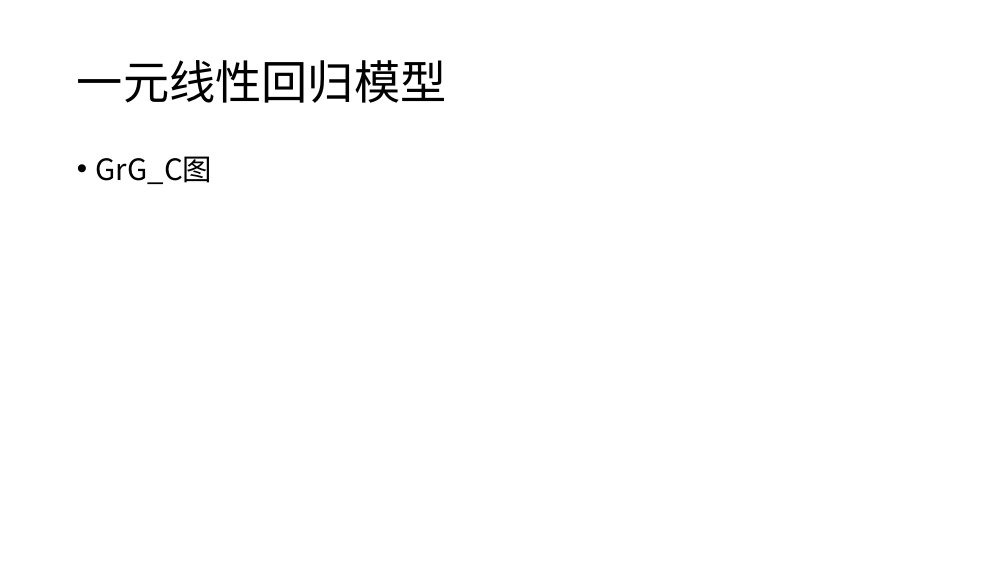
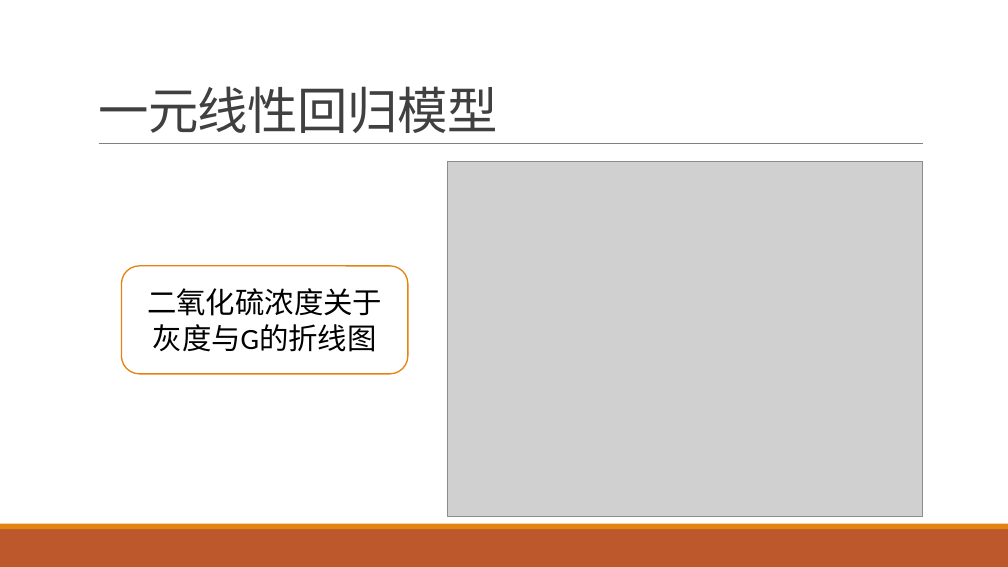
Before and after one commit to yuanjingsong/MCM_Homework, a slide deck: slide 30 of PreG21.pptx. Drawn at 1008x567 pixels with LibreOffice and Linux fonts; fonts in the diff are those of the drawing; grey boxes stand for pictures. Boxes give left, top, right and bottom in pixels: in the first picture for what was removed or moved away, otherwise in the second. Text is boxed around its words. In the diff, an @@ line names an element or a change of style, - is before the commit and + after.

Commit message:
add theme and part of Q2

```diff
--- a/PreG21.pptx
+++ b/PreG21.pptx
@@ title "一元线性回归模型": place and size @@
-title "一元线性回归模型" at [77, 60, 447, 103]
+title "一元线性回归模型" at [98, 86, 497, 133]
@@ title "一元线性回归模型" at [98, 86, 497, 133]: size 44 to 48 pt, font Noto Sans CJK SC to Calibri, text colour #000000 to #404040, letter spacing 0 to -0.5 pt; line spacing 0.9 to 0.85; vertical alignment middle to bottom @@
@@ line added from (99, 144) to (923, 144), #808080 0.5 pt @@
@@ text removed at [96, 156, 212, 184] @@
-• GrG_C图
@@ picture added at [448, 161, 923, 517] @@
@@ rounded rectangle added at [122, 266, 408, 374], fill #FFFFFF, outline #E48312 1.25 pt, 28 pt, text #000000 @@
+二氧化硫浓度关于灰度与G的折线图
@@ rectangle added at [0, 529, 1008, 567], fill #BD582C @@
@@ rectangle added at [0, 524, 1008, 529], fill #E48312 @@
```
Also in this commit, not shown: 35 other slides changed, 2 slides added.
